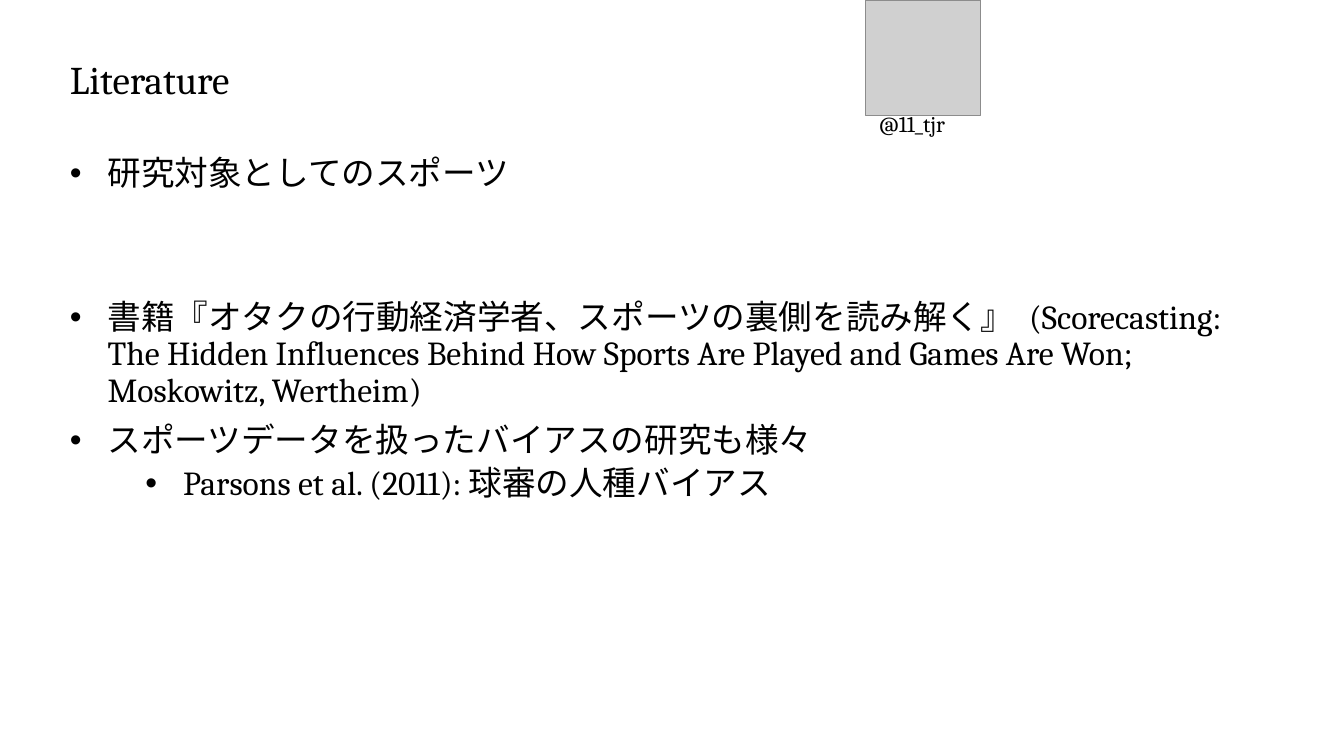
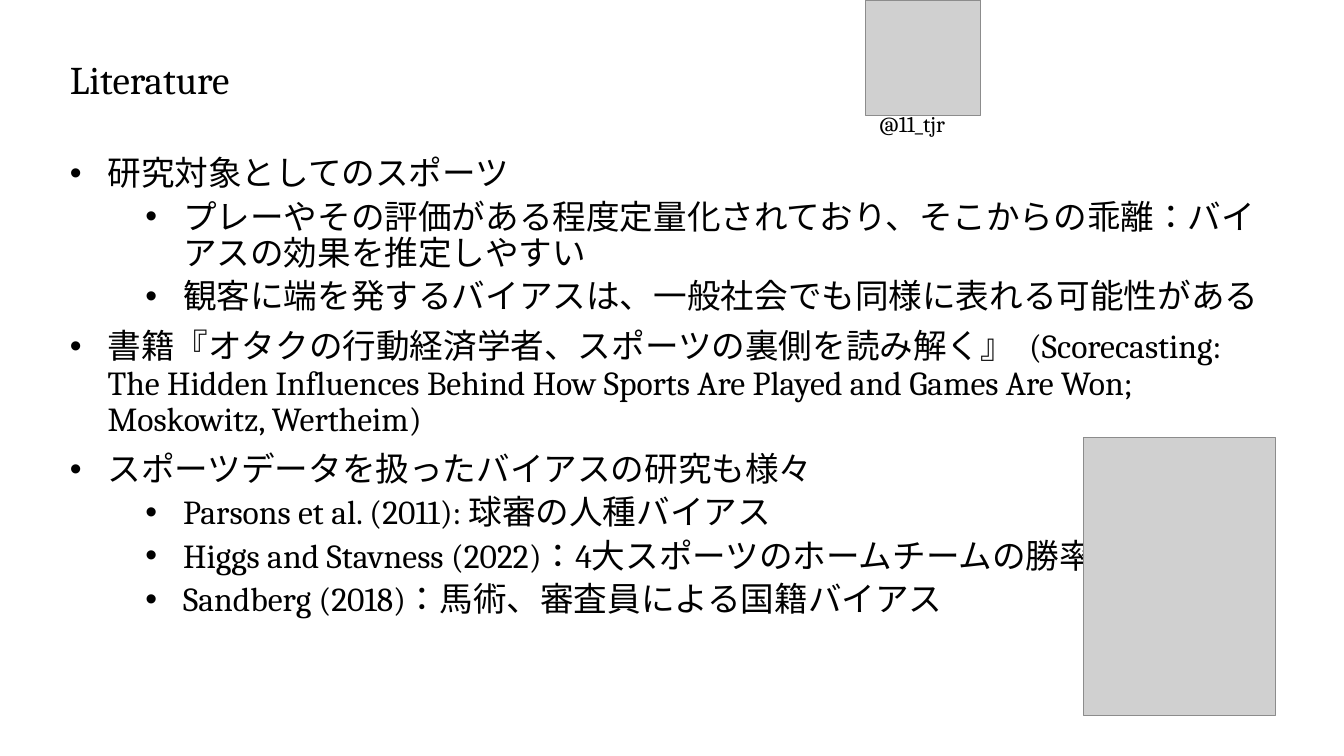
Before and after one commit to T-Reio/ballgame_analysis, a slide deck: slide 4 of slides/spoana13.pptx. Drawn at 1344x756 pixels with LibreOffice and Linux fonts; fonts in the diff are those of the drawing; grey boxes stand for pictures; background and template pictures are left out. Boxes give left, top, right and bottom in pixels: in the first picture for what was removed or moved away, otherwise in the second. Text is boxed around its words. In the diff, an @@ line names an element or a change of style, - is before the commit and + after.

```diff
--- a/slides/spoana13.pptx
+++ b/slides/spoana13.pptx
@@ text at (183,200,1258,311): paragraphs added @@
+  • プレーやその評価がある程度定量化されており、そこからの乖離：バイアスの効果を推定しやすい
+  • 観客に端を発するバイアスは、一般社会でも同様に表れる可能性がある
@@ picture added at (1084,438,1276,716) @@
@@ text at (183,537,1093,619): paragraphs added @@
+  • Higgs and Stavness (2022)：4大スポーツのホームチームの勝率
+  • Sandberg (2018)：馬術、審査員による国籍バイアス
```
Also in this commit, not shown: 5 other slides changed.
